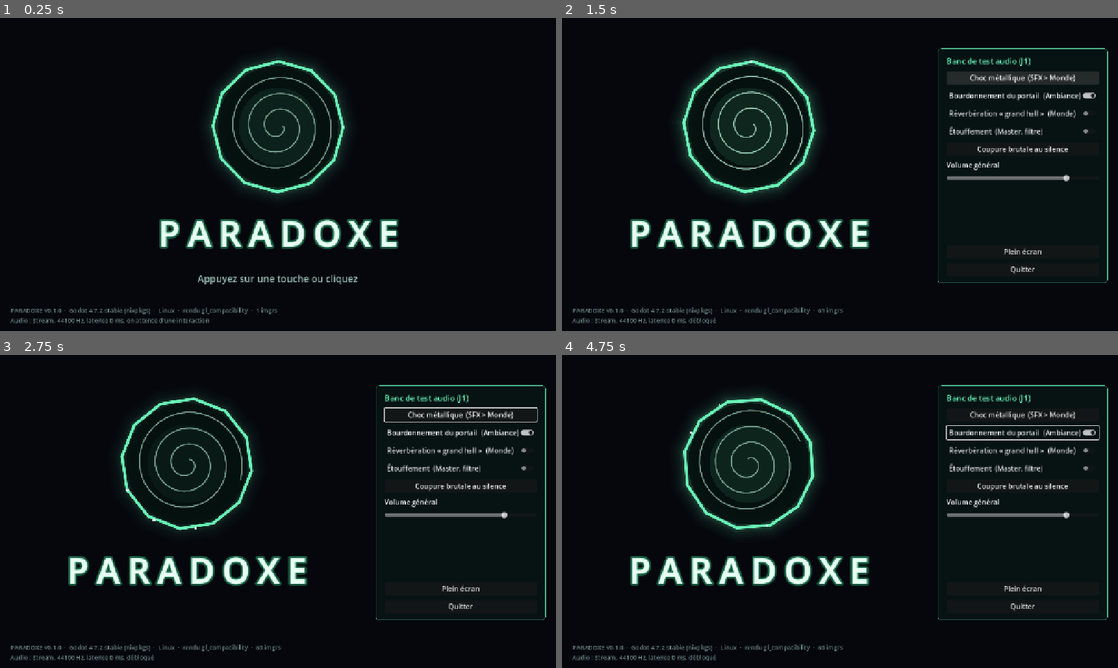
Above: before the commit, frames 1-4 (two rows, left to right).
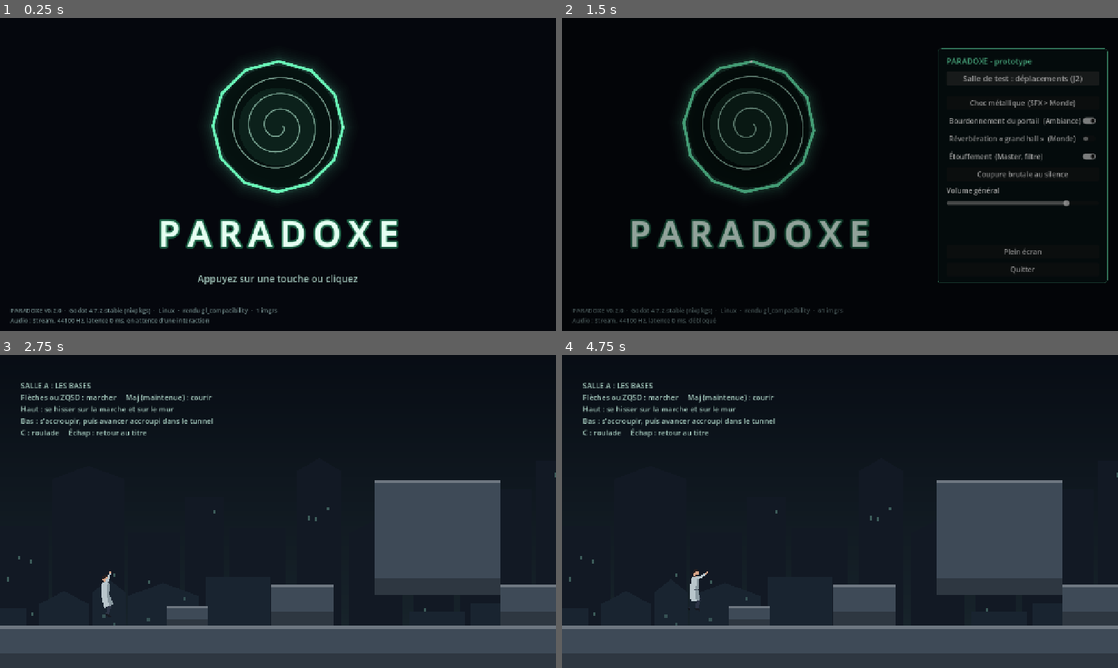
Above: after the commit, the same moments.

Repository: zephenix/paradoxe
Game: Godot game, scene res://scenes/ui/title_screen.tscn
The game is run twice, just before and just after one commit, with the same random seed, the same clock (stepped at 60 frames per second) and the same inputs.
Inputs (mouse positions are in pixels of both pictures, inside the frame that each line leads up to):
- Up to frame 1 (0.25 s): no input
- Up to frame 2 (1.5 s): tap Enter at 0.5 s; move the mouse to (962, 158) at 0.52 s; hold Right (move_right) 0.53-1.25 s; hold Shift (run) 0.53-1.25 s; tap C (roll) at 0.6 s; click (962, 158) at 0.67 s; tap Space (jump) at 0.77, 1.07 s; click (1023, 77) at 1.25 s, where only the run after the commit has a clickable "Salle de test : déplacements …"
- Up to frame 3 (2.75 s): move the mouse to (166, 527) at 2.02 s; hold Right (move_right) from 2.03 s (still down); tap Shift (run) at 2.1 s; tap Space (jump) at 2.27, 2.3, 2.57 s
- Up to frame 4 (4.75 s): move the mouse to (895, 442) at 2.77 s; release Right (move_right) at 2.78 s; hold Left (move_left) 2.78-3.53 s; hold Space (jump) 2.78-3.53 s; tap C (roll) at 3.05 s; move the mouse to (812, 574) at 3.52 s; hold Right (move_right) from 3.53 s (still down); tap Tab (bracelet) at 3.6 s; click (812, 574) at 3.67 s; tap Space (jump) at 3.77, 4.07 s; tap Shift (run) at 3.8 s; move the mouse to (1006, 558) at 4.27 s; hold Space (jump) from 4.28 s (still down); tap X (fire) at 4.35 s

The runs differ from the first frame. In frame 1, less than 0.1% of the frame differs, in the area x 9-11%, y 92-95%; in frame 2, 7.8%; in frame 3, 38%; in frame 4, 38%, in the area x 0-100%, y 8-100%.

Commit message:
feat(J2) : bruitages provisoires, accès à la salle de test, docs et version 0.2.0
- 13 sons de Foley générés (pas, saut, réceptions, roulade, glissade, prise…)
  déclenchés par les évènements d'animation (PlayerFoley)
- bouton « Salle de test » sur l'écran titre ; Échap ramène au titre
- tests caméra/salles et machine à états (74 tests au total)
- outils : planche de poses, visite guidée avec captures
- JOURNAL J2, README, SOUND_DESIGN, CREDITS, PLAN, CLAUDE.md

Co-Authored-By: Claude Opus 5.5 <noreply@anthropic.com>
Claude-Session: https://claude.ai/code/session_013DURmfCw4yuER34Ptqj5id

Diff:
--- a/project.godot
+++ b/project.godot
@@ -9,7 +9,7 @@
 
 config/name="PARADOXE"
 config/description="Prototype de jeu de plateforme cinématique 2D (Godot 4)."
-config/version="0.1.0"
+config/version="0.2.0"
 run/main_scene="res://scenes/ui/title_screen.tscn"
 config/features=PackedStringArray("4.7", "GL Compatibility")
 config/icon="res://icon.svg"
--- a/scenes/player/elias.tscn
+++ b/scenes/player/elias.tscn
@@ -3,6 +3,7 @@
 [ext_resource type="Script" path="res://scripts/player/player.gd" id="1_player"]
 [ext_resource type="Script" path="res://scripts/player/visual/elias_visual.gd" id="2_visual"]
 [ext_resource type="Script" path="res://scripts/core/state_machine.gd" id="3_machine"]
+[ext_resource type="Script" path="res://scripts/player/player_foley.gd" id="4_foley"]
 [ext_resource type="Script" path="res://scripts/player/states/idle.gd" id="s0_idle"]
 [ext_resource type="Script" path="res://scripts/player/states/walk.gd" id="s1_walk"]
 [ext_resource type="Script" path="res://scripts/player/states/run.gd" id="s2_run"]
@@ -27,6 +28,9 @@
 
 [node name="Visual" type="Node2D" parent="."]
 script = ExtResource("2_visual")
+
+[node name="Foley" type="Node" parent="."]
+script = ExtResource("4_foley")
 
 [node name="StateMachine" type="Node" parent="."]
 script = ExtResource("3_machine")
--- a/scenes/ui/title_screen.tscn
+++ b/scenes/ui/title_screen.tscn
@@ -103,7 +103,16 @@
 layout_mode = 2
 theme_override_colors/font_color = Color(0.43, 1, 0.75, 1)
 theme_override_font_sizes/font_size = 18
-text = "Banc de test audio (J1)"
+text = "PARADOXE - prototype"
+
+[node name="LevelButton" type="Button" parent="TestPanel/Items"]
+unique_name_in_owner = true
+layout_mode = 2
+theme_override_font_sizes/font_size = 18
+text = "Salle de test : déplacements (J2)"
+
+[node name="Separator" type="HSeparator" parent="TestPanel/Items"]
+layout_mode = 2
 
 [node name="ImpactButton" type="Button" parent="TestPanel/Items"]
 unique_name_in_owner = true
--- /dev/null
+++ b/scripts/player/player_foley.gd
@@ -0,0 +1,52 @@
+class_name PlayerFoley
+extends Node
+## Bruitages provisoires d'Élias (J2), déclenchés par les évènements
+## d'animation (pied qui touche le sol, mains qui agrippent…).
+##
+## J5 remplacera ce tableau par la bibliothèque de sons centrale (sons selon la
+## surface, respiration, rayon de bruit pour les ennemis). Le principe restera :
+## c'est l'animation qui dit QUAND, ce script dit QUEL son.
+
+const DIR: String = "res://assets/audio/generated/foley/"
+
+## Évènement -> [fichiers, volume (dB), variation de hauteur].
+## Plusieurs fichiers = une variante tirée au hasard à chaque fois.
+const EVENTS: Dictionary = {
+	&"footstep": [["foley_step_stone_01", "foley_step_stone_02", "foley_step_stone_03", "foley_step_stone_04"], -12.0, 1.08],
+	&"footstep_run": [["foley_step_stone_01", "foley_step_stone_02", "foley_step_stone_03", "foley_step_stone_04"], -6.0, 1.1],
+	&"footstep_soft": [["foley_step_stone_01", "foley_step_stone_03"], -24.0, 1.05],
+	&"jump": [["foley_jump"], -9.0, 1.1],
+	&"land": [["foley_land"], -6.0, 1.08],
+	&"land_heavy": [["foley_land_heavy"], -2.0, 1.05],
+	&"roll": [["foley_roll"], -6.0, 1.08],
+	&"slide": [["foley_slide"], -6.0, 1.05],
+	&"skid": [["foley_skid"], -10.0, 1.1],
+	&"grab": [["foley_grab"], -6.0, 1.1],
+	&"climb": [["foley_climb"], -8.0, 1.05],
+	&"climb_knee": [["foley_step_stone_02"], -14.0, 1.1],
+	&"body_fall": [["foley_body_fall"], -3.0, 1.0],
+}
+
+var _streams: Dictionary = {}  # évènement -> AudioStreamRandomizer
+
+
+func _ready() -> void:
+	for event_name: StringName in EVENTS:
+		var spec: Array = EVENTS[event_name]
+		# AudioStreamRandomizer : choisit une variante au hasard et fait varier
+		# légèrement hauteur et volume, pour que deux pas ne sonnent jamais pareil.
+		var randomizer := AudioStreamRandomizer.new()
+		randomizer.random_pitch = spec[2]
+		randomizer.random_volume_offset_db = 1.5
+		for file: String in spec[0]:
+			randomizer.add_stream(-1, load(DIR + file + ".wav"))
+		_streams[event_name] = randomizer
+	var player: Player = get_parent() as Player
+	if player:
+		player.anim_event.connect(_on_anim_event)
+
+
+func _on_anim_event(event_name: StringName) -> void:
+	if not _streams.has(event_name):
+		return
+	AudioManager.play_stream(_streams[event_name], AudioBuses.SFX, EVENTS[event_name][1])
--- a/scripts/ui/title_screen.gd
+++ b/scripts/ui/title_screen.gd
@@ -1,5 +1,5 @@
 extends Control
-## Écran titre — version J1 : scène de test de la chaîne complète.
+## Écran titre (provisoire) : accès à la salle de test et banc de test audio.
 ##
 ## 1. Attend un clic ou une touche (obligatoire sur le Web pour avoir du son).
 ## 2. Débloque l'audio, joue un son de validation, lance le bourdonnement du portail.
@@ -12,6 +12,7 @@
 const SOUND_IMPACT: AudioStream = preload("res://assets/audio/generated/sfx/test_impact.wav")
 const SOUND_PORTAL_HUM: AudioStream = preload("res://assets/audio/generated/ambience/portal_hum_loop.wav")
 
+const TEST_LEVEL: String = "res://scenes/levels/test_level.tscn"
 const HUM_LOOP_ID: StringName = &"title_portal_hum"
 const HUM_VOLUME_DB: float = -8.0
 ## Décalage vers la gauche du portail et du titre quand le banc de test s'ouvre.
@@ -22,6 +23,7 @@
 @onready var _prompt: Label = %Prompt
 @onready var _panel: Control = %TestPanel
 @onready var _diagnostics: Label = %Diagnostics
+@onready var _level_button: Button = %LevelButton
 @onready var _impact_button: Button = %ImpactButton
 @onready var _hum_toggle: CheckButton = %HumToggle
 @onready var _reverb_toggle: CheckButton = %ReverbToggle
@@ -43,6 +45,7 @@
 	blink.tween_property(_prompt, "modulate:a", 0.25, 1.1).set_trans(Tween.TRANS_SINE)
 	blink.tween_property(_prompt, "modulate:a", 1.0, 1.1).set_trans(Tween.TRANS_SINE)
 
+	_level_button.pressed.connect(_on_level_pressed)
 	_impact_button.pressed.connect(_on_impact_pressed)
 	_hum_toggle.toggled.connect(_on_hum_toggled)
 	_reverb_toggle.toggled.connect(_on_reverb_toggled)
@@ -110,7 +113,7 @@
 		_portal.position.x = portal_x
 		_title.position.x = title_x
 	_hum_toggle.set_pressed_no_signal(AudioManager.is_loop_playing(HUM_LOOP_ID))
-	_impact_button.grab_focus()  # navigation au clavier / à la manette
+	_level_button.grab_focus()  # navigation au clavier / à la manette
 
 
 func _update_diagnostics() -> void:
@@ -128,6 +131,12 @@
 
 
 # --- Banc de test ----------------------------------------------------------
+
+func _on_level_pressed() -> void:
+	AudioManager.play_stream(SOUND_CONFIRM, AudioBuses.UI)
+	AudioManager.stop_loop(HUM_LOOP_ID, 0.8)
+	SceneTransition.change_scene(TEST_LEVEL)
+
 
 func _on_impact_pressed() -> void:
 	AudioManager.play_stream(SOUND_IMPACT, AudioBuses.SFX, -3.0, randf_range(0.94, 1.06))
--- /dev/null
+++ b/tests/unit/test_camera_and_rooms.gd
@@ -0,0 +1,83 @@
+extends TestCase
+## Tests des salles et de la caméra « écran par écran ».
+
+var world: Node2D
+var camera: CameraDirector
+var target: Node2D
+var room_a: Room
+var room_b: Room
+var big_room: Room
+
+
+func before_each() -> void:
+	world = add_node(Node2D.new())
+	room_a = _room(Vector2(0, 0), Vector2(1280, 720), 1.0)
+	room_b = _room(Vector2(1280, 0), Vector2(1280, 720), 1.0)
+	big_room = _room(Vector2(2560, 0), Vector2(2560, 960), 0.75)
+	target = Node2D.new()
+	target.position = Vector2(200, 600)
+	world.add_child(target)
+	camera = CameraDirector.new()
+	camera.target = target
+	world.add_child(camera)
+	await wait_physics(1)
+
+
+func _room(at: Vector2, size: Vector2, zoom_level: float) -> Room:
+	var room := Room.new()
+	room.position = at
+	room.room_size = size
+	room.camera_zoom = zoom_level
+	world.add_child(room)
+	return room
+
+
+func test_room_contains_points() -> void:
+	assert_true(room_a.world_rect().has_point(Vector2(10, 10)))
+	assert_false(room_a.world_rect().has_point(Vector2(1300, 10)))
+	assert_eq(camera.room_at(Vector2(1300, 300)), room_b)
+	assert_null(camera.room_at(Vector2(-50, 300)), "hors de toute salle")
+
+
+func test_camera_centres_screen_sized_room() -> void:
+	assert_eq(camera.current_room, room_a)
+	assert_eq(camera.global_position, Vector2(640, 360), "une salle d'un écran est cadrée entière")
+
+
+func test_camera_slides_to_next_room() -> void:
+	var entered: Array[Room] = []
+	camera.room_changed.connect(func(r: Room) -> void: entered.append(r))
+	target.position = Vector2(1400, 600)
+	await wait_physics(3)
+	assert_eq(camera.current_room, room_b)
+	assert_eq(entered, [room_b] as Array[Room])
+	var x_during: float = camera.global_position.x
+	assert_true(x_during > 640.0 and x_during < 1920.0, "glissement en cours (x = %.0f)" % x_during)
+	await wait_physics(40)
+	assert_almost_eq(camera.global_position.x, 1920.0, 0.5, "glissement terminé")
+
+
+func test_cut_transition_is_instant() -> void:
+	room_b.transition = Room.Transition.CUT
+	target.position = Vector2(1400, 600)
+	await wait_physics(2)
+	assert_almost_eq(camera.global_position.x, 1920.0, 0.5)
+
+
+func test_big_room_zooms_out_and_follows_within_bounds() -> void:
+	target.position = Vector2(2600, 900)
+	camera.snap_to_target()
+	assert_almost_eq(camera.zoom.x, 0.75, 0.001, "la caméra recule")
+	var half_view: Vector2 = camera.get_viewport_rect().size * 0.5 / 0.75
+	assert_almost_eq(camera.global_position.x, 2560.0 + half_view.x, 0.5, "bord gauche de la salle, pas au-delà")
+	target.position = Vector2(3800, 900)
+	await wait_physics(2)
+	assert_almost_eq(camera.global_position.x, 3800.0, 0.5, "suit Élias au milieu de la salle")
+
+
+func test_room_spawn_point() -> void:
+	var marker := Marker2D.new()
+	marker.name = "Spawn"
+	marker.position = Vector2(100, 500)
+	room_b.add_child(marker)
+	assert_eq(room_b.spawn_point(), Vector2(1380, 500))
--- /dev/null
+++ b/tests/unit/test_state_machine.gd
@@ -0,0 +1,66 @@
+extends TestCase
+## Tests de la machine à états générique (indépendamment du joueur).
+
+## État de test qui note ce qui lui arrive.
+class Probe extends State:
+	var log: Array[String] = []
+
+	func enter(previous: StringName, data: Dictionary) -> void:
+		log.append("enter %s from %s %s" % [name, previous, data.get("tag", "")])
+
+	func exit() -> void:
+		log.append("exit %s" % name)
+
+
+var machine: StateMachine
+var a: Probe
+var b: Probe
+
+
+func before_each() -> void:
+	machine = StateMachine.new()
+	machine.initial_state = &"A"
+	a = Probe.new()
+	a.name = "A"
+	b = Probe.new()
+	b.name = "B"
+	machine.add_child(a)
+	machine.add_child(b)
+	add_node(machine)
+	machine.setup(machine)
+
+
+func test_starts_in_initial_state() -> void:
+	assert_eq(machine.current_name, &"A")
+	assert_eq(a.log, ["enter A from  "] as Array[String])
+
+
+func test_transition_calls_exit_then_enter_with_data() -> void:
+	var changes: Array = []
+	machine.state_changed.connect(func(from: StringName, to: StringName) -> void: changes.append([from, to]))
+	machine.transition_to(&"B", {"tag": "x"})
+	assert_eq(a.log.back(), "exit A")
+	assert_eq(b.log.back(), "enter B from A x")
+	assert_eq(machine.previous_name, &"A")
+	assert_eq(changes, [[&"A", &"B"]])
+
+
+func test_time_in_state_counts_and_resets() -> void:
+	machine.physics_update(0.5)
+	machine.physics_update(0.25)
+	assert_almost_eq(a.time_in_state, 0.75)
+	machine.transition_to(&"B")
+	assert_almost_eq(b.time_in_state, 0.0)
+
+
+func test_every_player_state_has_a_script_and_animation() -> void:
+	var elias: Node = load("res://scenes/player/elias.tscn").instantiate()
+	var states: Node = elias.get_node("StateMachine")
+	assert_eq(states.get_child_count(), 16, "16 états")
+	for child in states.get_children():
+		assert_true(child is PlayerState, "%s hérite de PlayerState" % child.name)
+	elias.free()
+	# Toutes les animations demandées par les états existent dans les tables.
+	for anim_name in ["idle", "walk", "run", "skid", "turn", "crouch", "crouch_walk", "jump_windup", "jump",
+			"leap", "fall", "land", "land_heavy", "roll", "slide", "hang", "climb", "descend", "death"]:
+		assert_true(EliasPoses.ANIMATIONS.has(anim_name), "animation %s" % anim_name)
--- /dev/null
+++ b/tools/godot/level_tour.gd
@@ -0,0 +1,80 @@
+extends SceneTree
+## Visite guidée de la salle de test avec captures d'écran (vérification du
+## rendu sans écran). Élias est piloté par ses intentions, comme dans les tests.
+##   xvfb-run -a -s "-screen 0 1280x720x24" godot --path . --rendering-driver opengl3 \
+##       -s res://tools/godot/level_tour.gd -- build/shots
+
+var _out: String = "build/shots"
+var _level: Node
+## Non typé exprès : un script lancé avec -s est compilé AVANT les autoloads ;
+## typer « Player » forcerait la compilation de player.gd, qui a besoin d'eux.
+var _player: Node
+
+
+func _initialize() -> void:
+	var args: PackedStringArray = OS.get_cmdline_user_args()
+	if args.size() > 0:
+		_out = args[0]
+	DirAccess.make_dir_recursive_absolute(_out)
+	_level = load("res://scenes/levels/test_level.tscn").instantiate()
+	root.add_child(_level)
+	_tour.call_deferred()
+
+
+func _tour() -> void:
+	_player = _level.get_node("Elias")
+	_player.input.from_devices = false
+	await _frames(20)
+	# 1) Salle A : accroupi dans le tunnel.
+	_teleport(Vector2(19 * 48, 13 * 48))
+	_player.input.down = true
+	await _frames(30)
+	await _shot("tour_1_tunnel")
+	_player.input.down = false
+	# 2) Salle B : saut avec élan au-dessus du grand trou.
+	_teleport(Vector2(1280 + 8.5 * 48, 11 * 48))
+	_player.input.move = 1
+	_player.input.run = true
+	await _frames(40)
+	_player.input.press(&"jump")
+	await _frames(14)
+	await _shot("tour_2_leap")
+	_player.input.move = 0
+	_player.input.run = false
+	await _frames(60)
+	# 3) Salle C : suspendu au mur de 3 blocs.
+	_teleport(Vector2(2560 + 9 * 48 - 13, 11 * 48))
+	_player.input.press(&"move_up")
+	await _frames(45)
+	await _shot("tour_3_hang")
+	_player.input.press(&"move_up")
+	await _frames(18)
+	await _shot("tour_4_climb")
+	await _frames(40)
+	# 4) Passage de C vers E : glissement de caméra (capture à mi-chemin).
+	_teleport(Vector2(2560 + 25.5 * 48, 11 * 48))
+	await _frames(10)
+	_player.input.move = 1
+	_player.input.run = true
+	await _frames(22)
+	await _shot("tour_5_transition")
+	await _frames(40)
+	await _shot("tour_6_hall")
+	quit()
+
+
+func _teleport(feet: Vector2) -> void:
+	_player.respawn(feet, 1)
+	_level.get_node("CameraDirector").snap_to_target()
+
+
+func _frames(count: int) -> void:
+	for i in count:
+		await process_frame
+
+
+func _shot(shot_name: String) -> void:
+	await process_frame
+	var path: String = _out.path_join(shot_name + ".png")
+	root.get_texture().get_image().save_png(path)
+	print("Capture %s (état %s)" % [path, _player.machine.current_name])
Not shown, added: assets/audio/generated/foley/foley_body_fall.wav.import
Not shown, added: assets/audio/generated/foley/foley_climb.wav.import
Not shown, added: assets/audio/generated/foley/foley_grab.wav.import
Not shown, added: assets/audio/generated/foley/foley_jump.wav.import
Not shown, added: assets/audio/generated/foley/foley_land.wav.import
Not shown, added: assets/audio/generated/foley/foley_land_heavy.wav.import
Not shown, added: assets/audio/generated/foley/foley_roll.wav.import
Not shown, added: assets/audio/generated/foley/foley_skid.wav.import
Not shown, added: assets/audio/generated/foley/foley_slide.wav.import
Not shown, added: assets/audio/generated/foley/foley_step_stone_01.wav.import
Not shown, added: assets/audio/generated/foley/foley_step_stone_02.wav.import
Not shown, added: assets/audio/generated/foley/foley_step_stone_03.wav.import
(and 25 more such lines)
